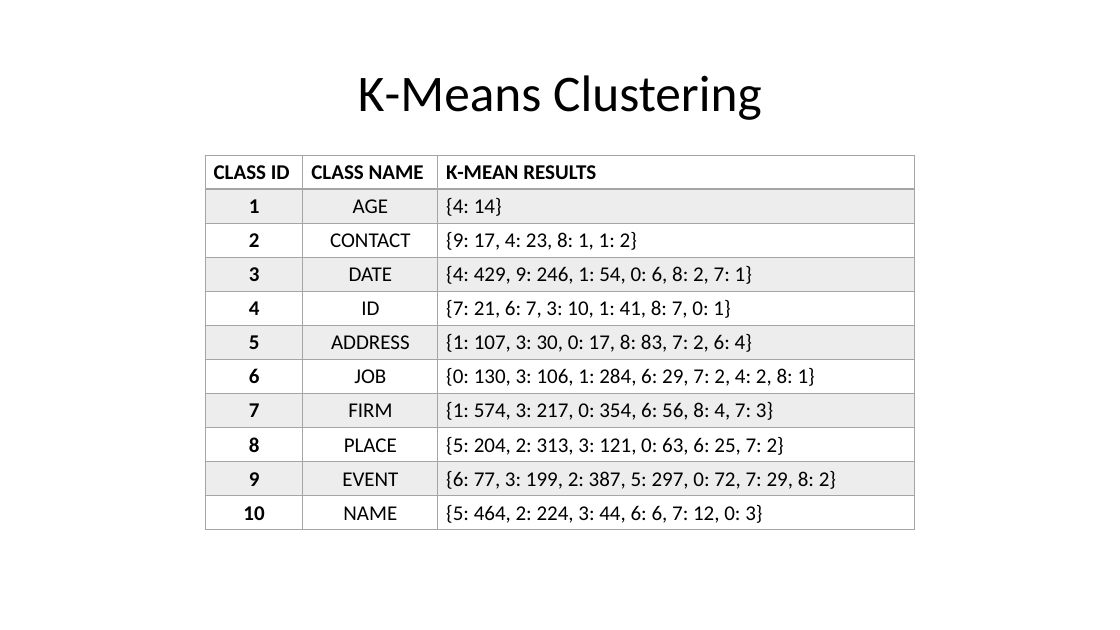
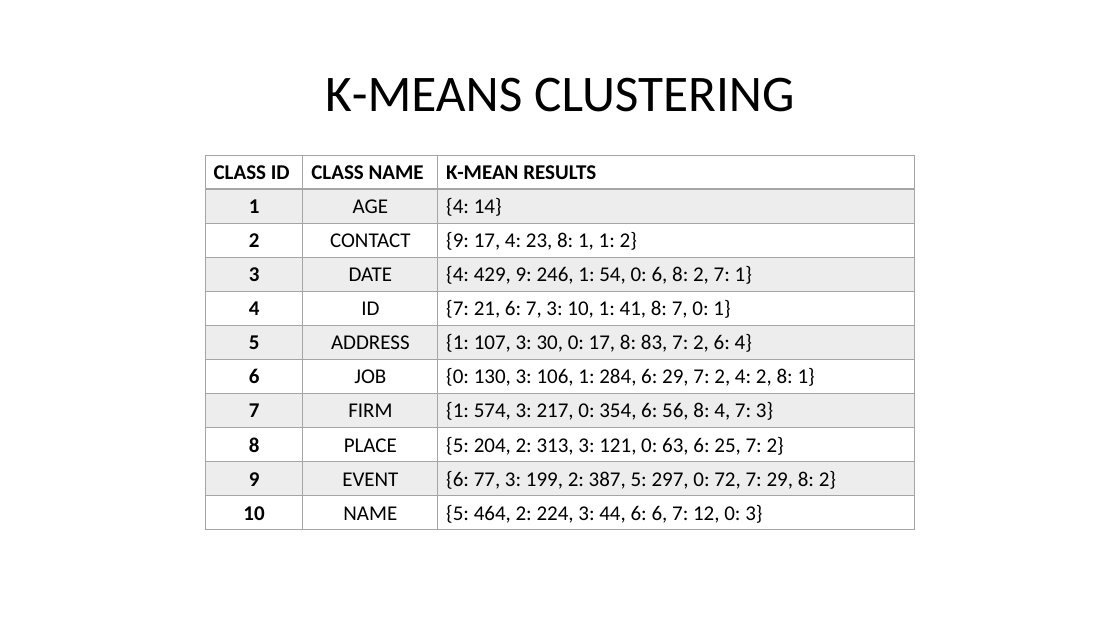
Before and after one commit to altuntasfatih/CSE4095S18_Group7, a slide deck: slide 4 of presentation/presentation_group7.pptx. Drawn at 1120x630 pixels with LibreOffice and Linux fonts; fonts in the diff are those of the drawing. Boxes give left, top, right and bottom in pixels: in the first picture for what was removed or moved away, otherwise in the second. Text is boxed around its words. In the diff, an @@ line names an element or a change of style, - is before the commit and + after.

```diff
--- a/presentation/presentation_group7.pptx
+++ b/presentation/presentation_group7.pptx
@@ title at box(325, 77, 794, 112): text changed @@
-K-Means Clustering
+K-MEANS CLUSTERING
```
Also in this commit, not shown: 4 slides added, 2 slides removed, 4 other files.
